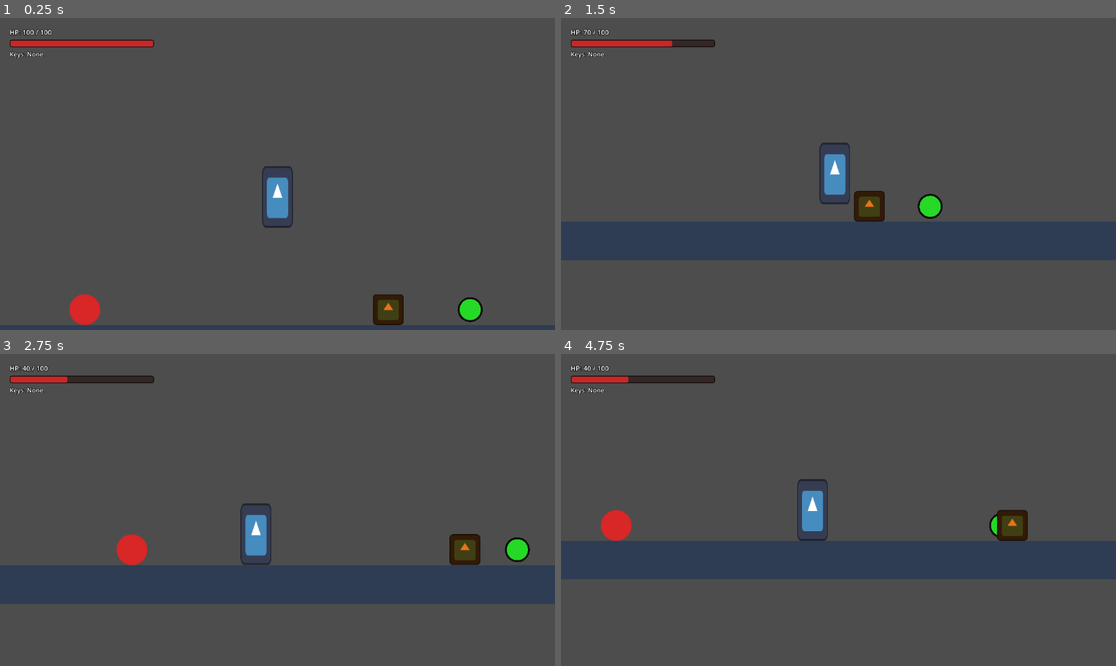
Above: before the commit, frames 1-4 (two rows, left to right).
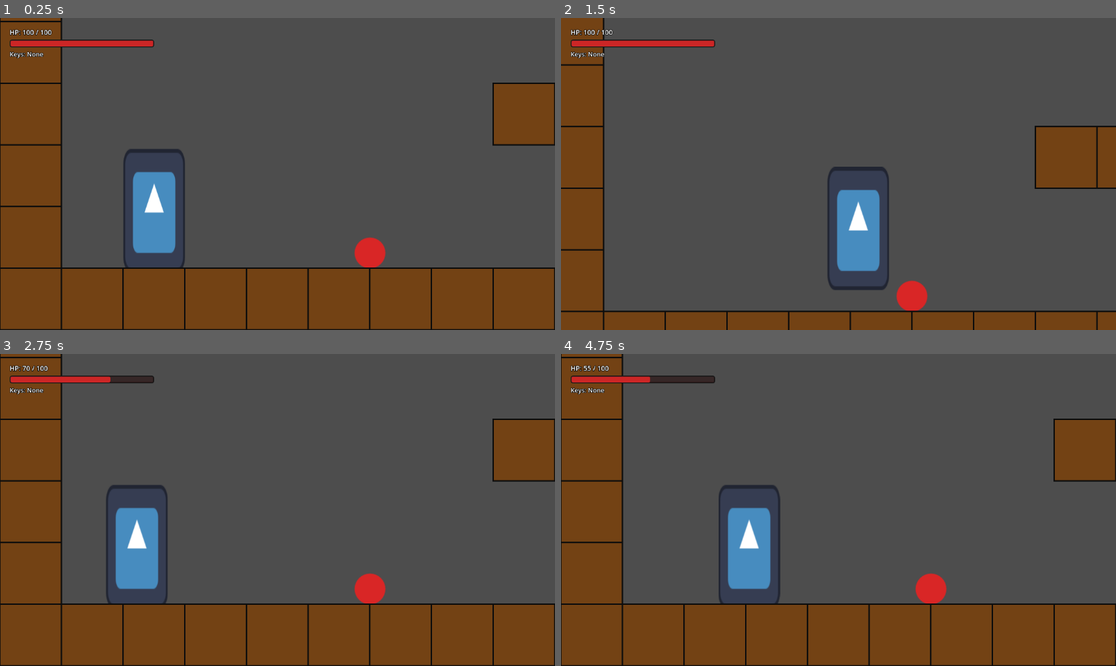
Above: after the commit, the same moments.

Repository: hikarirainbow/New-Project
Game: Godot game, scene res://scenes/levels/sandbox_level.tscn
The game is run twice, just before and just after one commit, with the same random seed, the same clock (stepped at 60 frames per second) and the same inputs. The engine's default icon, where the game draws it, is replaced by a stand-in: a white triangle on a blue panel in a dark square.
Inputs:
- Up to frame 1 (0.25 s): no input
- Up to frame 2 (1.5 s): tap Enter at 0.5 s; hold Space (jump) 0.53-1.28 s; hold D (move_right) from 0.53 s (still down); tap X (attack) at 1.35 s
- Up to frame 3 (2.75 s): tap Space (jump) at 1.52, 1.55, 1.82 s; release D (move_right) at 2.03 s; hold A (move_left) from 2.03 s (still down); hold Space (jump) from 2.03 s (still down); tap C (dash) at 2.1 s
- Up to frame 4 (4.75 s): release A (move_left) at 2.78 s; release Space (jump) at 2.78 s; hold D (move_right) 2.78-4.28 s; tap Space (jump) at 2.85, 3.02, 3.32, 4.52, 4.55 s; hold Space (jump) 3.53-4.28 s; tap X (attack) at 3.6 s; hold A (move_left) from 4.28 s (still down); tap C (dash) at 4.35 s

The runs differ from the first frame. In frame 1, 34% of the frame differs, in the area x 0-100%, y 0-100%; in frame 2, 30%; in frame 3, 45%; in frame 4, 45%.

Commit message:
feat: procedural 64x64 grid map (20x13), player 64x128px, Hollow Knight variable jump (128-220px)

Diff:
--- /dev/null
+++ b/scenes/levels/map_tile.gd
@@ -0,0 +1,20 @@
+extends StaticBody2D
+
+const SIZE = 64.0
+
+func _ready() -> void:
+	collision_layer = 1
+	collision_mask  = 0
+
+	var shape      = CollisionShape2D.new()
+	var rect_shape = RectangleShape2D.new()
+	rect_shape.size = Vector2(SIZE, SIZE)
+	shape.shape     = rect_shape
+	add_child(shape)
+
+func _draw() -> void:
+	var h := SIZE * 0.5
+	# Brown earth fill
+	draw_rect(Rect2(-h, -h, SIZE, SIZE), Color(0.45, 0.26, 0.08))
+	# Black border
+	draw_rect(Rect2(-h, -h, SIZE, SIZE), Color(0.05, 0.05, 0.05), false, 1.5)
--- /dev/null
+++ b/scenes/levels/sandbox_level.gd
@@ -0,0 +1,82 @@
+extends Node2D
+
+const MapTile = preload("res://scenes/levels/map_tile.gd")
+
+const TILE  = 64
+const COLS  = 20   # 1280 px wide
+const ROWS  = 13   # 832 px tall
+
+var rng := RandomNumberGenerator.new()
+
+func _ready() -> void:
+	rng.randomize()
+	_build_map()
+	_setup_camera_limits()
+
+# ── TILE PLACEMENT ──────────────────────────────────────────────────────────
+func _place(col: int, row: int) -> void:
+	var t      = MapTile.new()
+	t.position = Vector2(col * TILE + TILE * 0.5, row * TILE + TILE * 0.5)
+	add_child(t)
+
+# ── MAP GENERATION ───────────────────────────────────────────────────────────
+func _build_map() -> void:
+	# Ceiling (row 0)
+	for c in range(COLS):
+		_place(c, 0)
+
+	# Floor (row 12)
+	for c in range(COLS):
+		_place(c, ROWS - 1)
+
+	# Left wall (col 0, rows 1-11)
+	for r in range(1, ROWS - 1):
+		_place(0, r)
+
+	# Right wall (col 19, rows 1-11)
+	for r in range(1, ROWS - 1):
+		_place(COLS - 1, r)
+
+	# Random platform layers at rows 9, 6, 3
+	# (192 px spacing ≈ 3 tiles — reachable with 220 px max jump)
+	for row in [9, 6, 3]:
+		_build_platform_row(row)
+
+func _build_platform_row(row: int) -> void:
+	var target_platforms := rng.randi_range(2, 3)
+	var used             := {}    # col → true
+	var placed           := 0
+	var tries            := 0
+
+	while placed < target_platforms and tries < 40:
+		tries += 1
+		var start_col  = rng.randi_range(2, COLS - 5)
+		var length     = rng.randi_range(2, 4)
+		var end_col    = min(start_col + length - 1, COLS - 2)
+
+		# Need at least 1 empty column gap between platforms
+		var clear := true
+		for c in range(start_col - 1, end_col + 2):
+			if used.has(c):
+				clear = false
+				break
+
+		if clear:
+			for c in range(start_col, end_col + 1):
+				used[c] = true
+				_place(c, row)
+			placed += 1
+
+# ── CAMERA LIMITS ────────────────────────────────────────────────────────────
+func _setup_camera_limits() -> void:
+	await get_tree().process_frame   # wait for player to enter tree
+	var player = get_tree().get_first_node_in_group("player")
+	if not player:
+		return
+	var cam: Camera2D = player.get_node_or_null("Camera2D")
+	if not cam:
+		return
+	cam.limit_left   = 0
+	cam.limit_top    = 0
+	cam.limit_right  = COLS * TILE   # 1280
+	cam.limit_bottom = ROWS * TILE   # 832
--- a/scenes/levels/sandbox_level.tscn
+++ b/scenes/levels/sandbox_level.tscn
@@ -1,5 +1,6 @@
-[gd_scene load_steps=9 format=3 uid="uid://d1h7h8d3p3"]
+[gd_scene load_steps=8 format=3 uid="uid://d1h7h8d3p3"]
 
+[ext_resource type="Script" path="res://scenes/levels/sandbox_level.gd" id="0_level_gd"]
 [ext_resource type="PackedScene" uid="uid://c1y7h8d3p2" path="res://scenes/player/player.tscn" id="1_player_tscn"]
 [ext_resource type="PackedScene" uid="uid://d1u7h8d3p4" path="res://scenes/ui/hud.tscn" id="2_hud_tscn"]
 [ext_resource type="PackedScene" uid="uid://b2e7h8d3p5" path="res://scenes/enemies/static_enemy.tscn" id="3_static_enemy_tscn"]
@@ -7,78 +8,21 @@
 [ext_resource type="PackedScene" uid="uid://c5e7h8d3p7" path="res://scenes/enemies/grab_enemy.tscn" id="5_grab_enemy_tscn"]
 [ext_resource type="PackedScene" uid="uid://d2u7h8d3p8" path="res://scenes/ui/settings_menu.tscn" id="6_settings_menu_tscn"]
 
-[sub_resource type="RectangleShape2D" id="RectangleShape2D_ground"]
-size = Vector2(1200, 40)
-
-[sub_resource type="RectangleShape2D" id="RectangleShape2D_wall"]
-size = Vector2(40, 400)
-
 [node name="SandboxLevel" type="Node2D"]
+script = ExtResource("0_level_gd")
 
 [node name="HUD" parent="." instance=ExtResource("2_hud_tscn")]
 
 [node name="SettingsMenu" parent="." instance=ExtResource("6_settings_menu_tscn")]
 
 [node name="Player" parent="." instance=ExtResource("1_player_tscn")]
-position = Vector2(600, 300)
+position = Vector2(160, 700)
 
 [node name="StaticEnemy" parent="." instance=ExtResource("3_static_enemy_tscn")]
-position = Vector2(400, 464)
+position = Vector2(384, 752)
 
 [node name="DashUpgradeItem" parent="." instance=ExtResource("4_dash_upgrade_item_tscn")]
-position = Vector2(800, 464)
+position = Vector2(960, 752)
 
 [node name="GrabEnemy" parent="." instance=ExtResource("5_grab_enemy_tscn")]
-position = Vector2(700, 464)
-
-[node name="StaticBody2D_Ground" type="StaticBody2D" parent="."]
-position = Vector2(600, 500)
-collision_layer = 1
-collision_mask = 2
-
-[node name="CollisionShape2D" type="CollisionShape2D" parent="StaticBody2D_Ground"]
-shape = SubResource("RectangleShape2D_ground")
-
-[node name="ColorRect" type="ColorRect" parent="StaticBody2D_Ground"]
-anchors_preset = 8
-anchor_left = 0.5
-anchor_top = 0.5
-anchor_right = 0.5
-anchor_bottom = 0.5
-offset_left = -600.0
-offset_top = -20.0
-offset_right = 600.0
-offset_bottom = 20.0
-grow_horizontal = 2
-grow_vertical = 2
-color = Color(0.180392, 0.239216, 0.329412, 1)
-
-[node name="StaticBody2D_LeftWall" type="StaticBody2D" parent="."]
-position = Vector2(20, 300)
-collision_layer = 1
-collision_mask = 2
-
-[node name="CollisionShape2D" type="CollisionShape2D" parent="StaticBody2D_LeftWall"]
-shape = SubResource("RectangleShape2D_wall")
-
-[node name="ColorRect" type="ColorRect" parent="StaticBody2D_LeftWall"]
-offset_left = -20.0
-offset_top = -200.0
-offset_right = 20.0
-offset_bottom = 200.0
-color = Color(0.129412, 0.14902, 0.192157, 1)
-
-[node name="StaticBody2D_RightWall" type="StaticBody2D" parent="."]
-position = Vector2(1180, 300)
-collision_layer = 1
-collision_mask = 2
-
-[node name="CollisionShape2D" type="CollisionShape2D" parent="StaticBody2D_RightWall"]
-shape = SubResource("RectangleShape2D_wall")
-
-[node name="ColorRect" type="ColorRect" parent="StaticBody2D_RightWall"]
-offset_left = -20.0
-offset_top = -200.0
-offset_right = 20.0
-offset_bottom = 200.0
-color = Color(0.129412, 0.14902, 0.192157, 1)
+position = Vector2(640, 700)
--- a/scenes/player/player.gd
+++ b/scenes/player/player.gd
@@ -1,9 +1,10 @@
 extends Actor
 
 # Các thông số di chuyển cơ bản (phù hợp với game platformer 2D)
-const SPEED = 200.0
-const JUMP_VELOCITY = -380.0
-const ACCELERATION = 1000.0
+const SPEED           = 200.0
+const JUMP_VELOCITY_MAX  = -657.0  # 220 px apex  (sqrt(2*980*220))
+const JUMP_CUT_VELOCITY  = -501.0  # 128 px apex  (sqrt(2*980*128))
+const ACCELERATION    = 1000.0
 
 # Trạng thái nhân vật (FSM)
 enum State { MOVE, GRABBED, DEFEATED, DASH }
@@ -87,15 +88,19 @@
 		var active_gravity = gravity * 1.5 if velocity.y > 0 else gravity
 		velocity.y += active_gravity * delta
 
+	# Variable jump height: nếu nhả phím jump sớm trong khi đang bay lên, giới hạn vận tốc lên trên
+	if not is_on_floor() and not Input.is_action_pressed("jump") and velocity.y < JUMP_CUT_VELOCITY:
+		velocity.y = JUMP_CUT_VELOCITY
+
 	# Nếu đang chịu lực giật lùi (knockback), khóa phím điều khiển và giảm tốc dần
 	if knockback_timer > 0.0:
 		velocity.x = move_toward(velocity.x, 0, friction * delta)
 		move_and_slide()
 		return
 
-	# Nhảy
+	# Nhảy (sử dụng lực tối đa — phả phím sớm để nhảy thấp hơn)
 	if Input.is_action_just_pressed("jump") and is_on_floor():
-		velocity.y = JUMP_VELOCITY
+		velocity.y = JUMP_VELOCITY_MAX
 
 	# Lấy hướng nhập từ bàn phím A/D hoặc Trái/Phải
 	var direction = Input.get_axis("move_left", "move_right")
--- a/scenes/player/player.tscn
+++ b/scenes/player/player.tscn
@@ -4,7 +4,7 @@
 [ext_resource type="Texture2D" uid="uid://d3u2h2n3r1" path="res://icon.svg" id="2_player_icon"]
 
 [sub_resource type="RectangleShape2D" id="RectangleShape2D_player"]
-size = Vector2(32, 64)
+size = Vector2(48, 120)
 
 [sub_resource type="RectangleShape2D" id="RectangleShape2D_attack"]
 size = Vector2(50, 10)
@@ -15,7 +15,7 @@
 script = ExtResource("1_player_gd")
 
 [node name="Sprite2D" type="Sprite2D" parent="."]
-scale = Vector2(0.25, 0.5)
+scale = Vector2(0.5, 1.0)
 texture = ExtResource("2_player_icon")
 
 [node name="CollisionShape2D" type="CollisionShape2D" parent="."]
Not shown, changed: codex/game_dev_script.md
Not shown, changed: codex/project_scope.md
